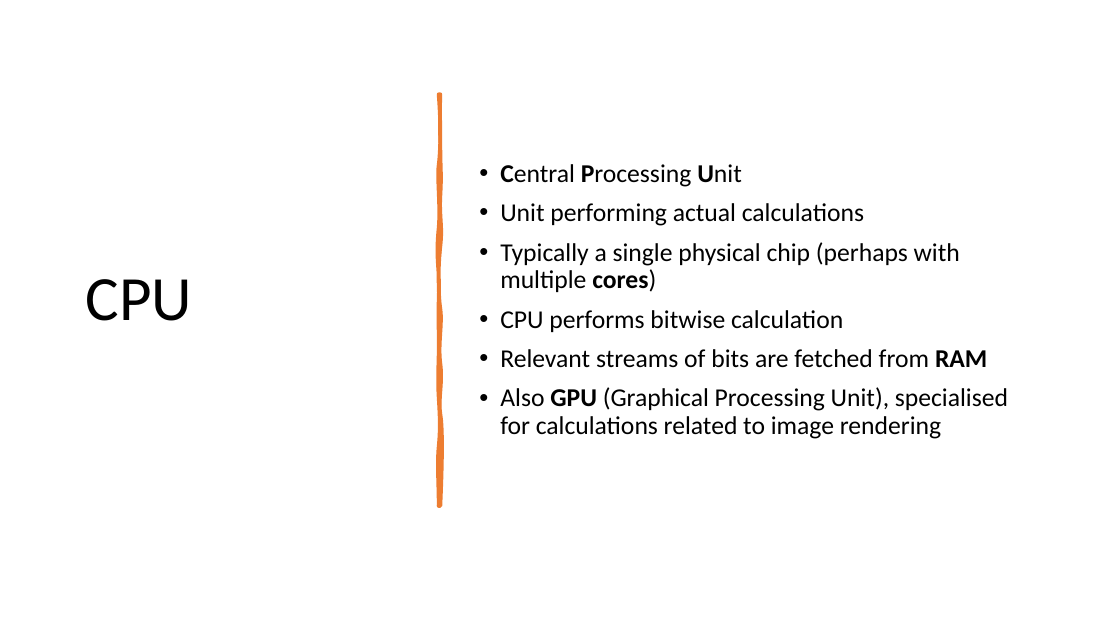
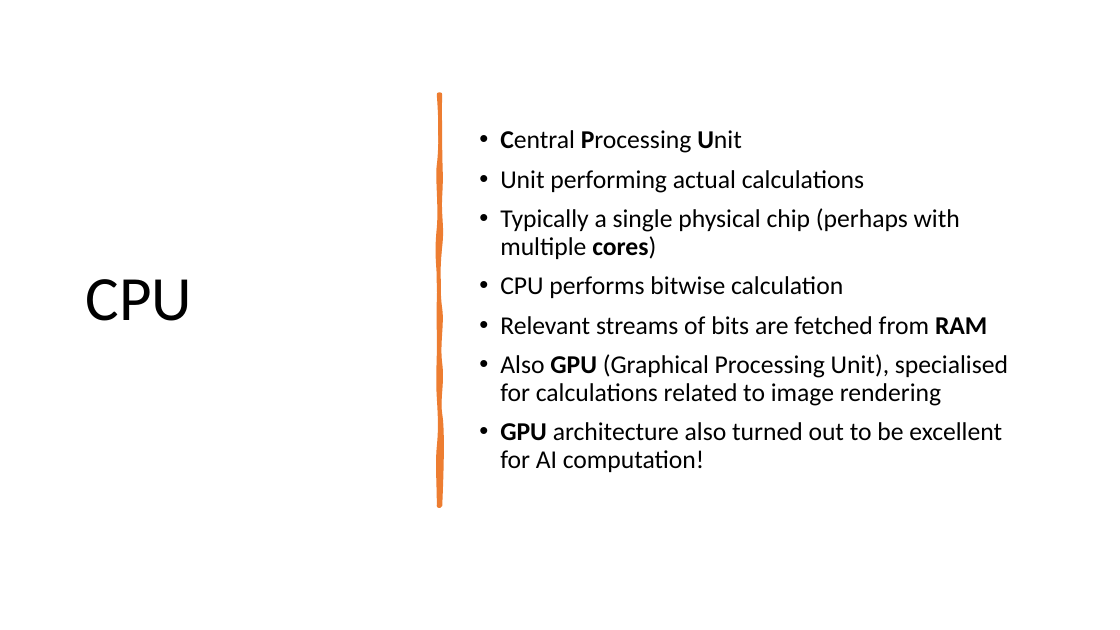
Before and after one commit to perslaursen/OOProg22, a slide deck: slide 23 of Chap/Start/Presentations/HW-Intro.pptx (slide 22 before the commit). Drawn at 1120x630 pixels with LibreOffice and Linux fonts; fonts in the diff are those of the drawing. Boxes give left, top, right and bottom in pixels: in the first picture for what was removed or moved away, otherwise in the second. Text is boxed around its words. In the diff, an @@ line names an element or a change of style, - is before the commit and + after.

```diff
--- a/Chap/Start/Presentations/HW-Intro.pptx
+++ b/Chap/Start/Presentations/HW-Intro.pptx
@@ text at (500, 422, 1002, 472): paragraph added @@
+• GPU architecture also turned out to be excellent for AI computation!
```
Also in this commit, not shown: 8 other slides changed, 2 slides added, 8 other files.
